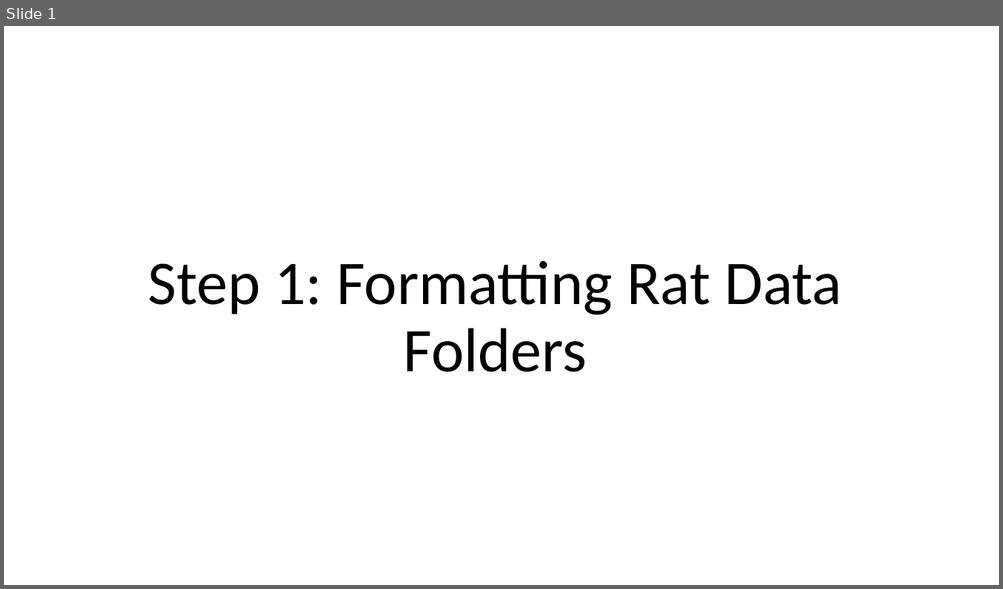
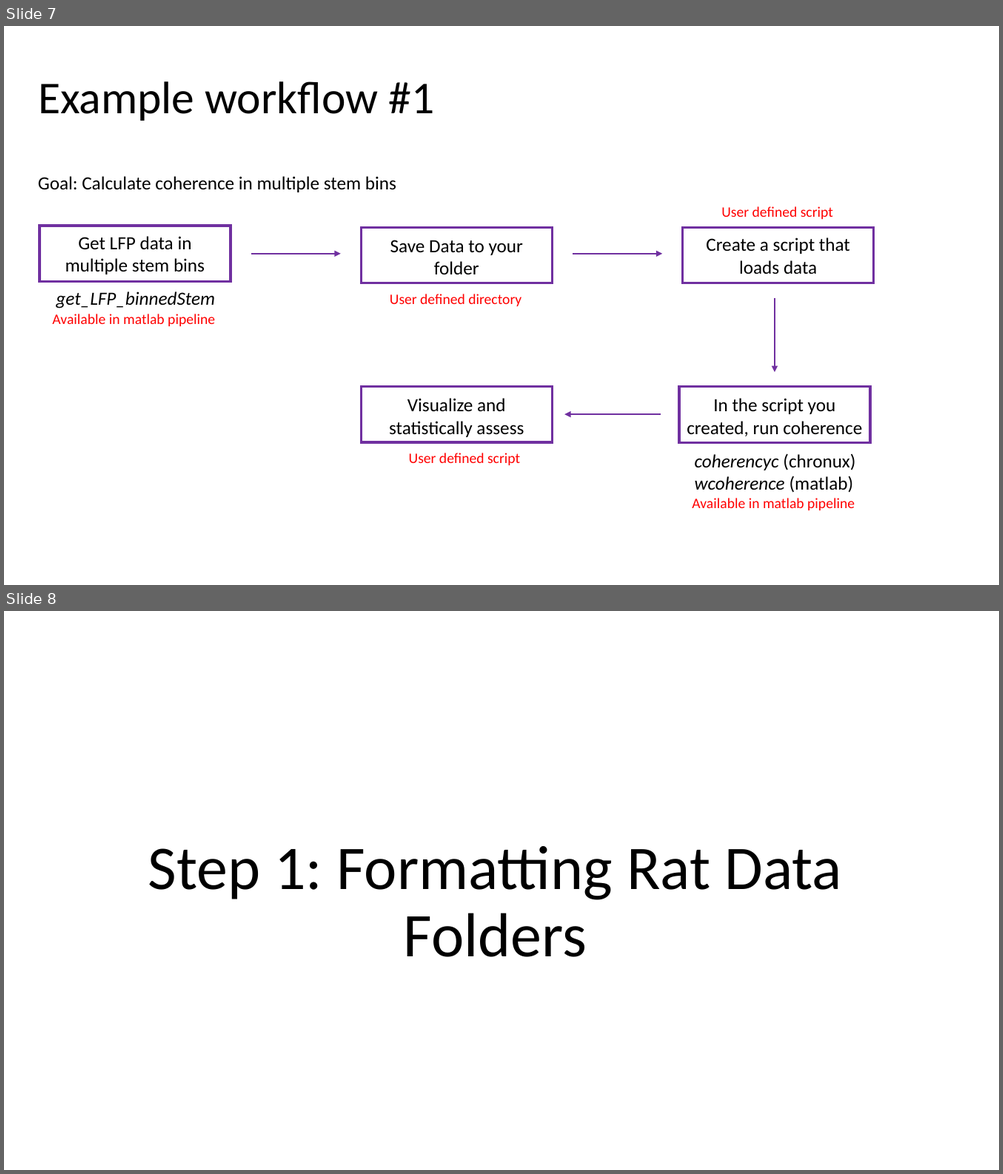
Before and after one commit to GriffinLabCode/GriffinCode, a slide deck: 1. Matlab Pipeline/Using the Matlab Pipeline.pptx. Shown one above the other, each under a label of ours: slide 1 before the commit, slides 7 and 8 after it. The pictures are 1003x589 and 1003x1174 pixels, drawn with LibreOffice and Linux fonts; fonts in the diff are those of the drawing. Boxes give left, top, right and bottom in pixels: in the first picture for what was removed or moved away, otherwise in the second. Text is boxed around its words. In the diff, an @@ line names an element or a change of style, - is before the commit and + after.

```diff
--- a/1. Matlab Pipeline/Using the Matlab Pipeline.pptx
+++ b/1. Matlab Pipeline/Using the Matlab Pipeline.pptx
@@ slide 7 added at box(4, 26, 999, 585), background #FFFFFF @@
@@ title added at box(38, 82, 435, 121), 44 pt, text #000000 @@
+Example workflow #1
@@ text added at box(38, 176, 396, 192), 18 pt, text #000000 @@
+Goal: Calculate coherence in multiple stem bins
@@ text added at box(721, 207, 833, 219), 14 pt, text #FF0000 @@
+User defined script
@@ rectangle added at box(40, 226, 231, 282), fill #FFFFFF, outline #7030A0 2.25 pt @@
@@ text added at box(65, 236, 205, 275), 18 pt, text #000000 @@
+Get LFP data in multiple stem bins
@@ rectangle added at box(361, 227, 552, 284), fill #FFFFFF, outline #7030A0 2.25 pt @@
@@ text added at box(390, 240, 523, 275), 18 pt, text #000000 @@
+Save Data to your folder
@@ rectangle added at box(683, 227, 874, 284), fill #FFFFFF, outline #7030A0 2.25 pt @@
@@ text added at box(706, 238, 850, 275), 18 pt, text #000000 @@
+Create a script that loads data
@@ arrow added from (251, 254) to (341, 254), #7030A0 1.5 pt @@
@@ arrow added from (572, 254) to (662, 254), #7030A0 1.5 pt @@
@@ text added at box(56, 292, 215, 309), 18 pt, text #000000, italic @@
+get_LFP_binnedStem
@@ text added at box(52, 314, 215, 326), 14 pt, text #FF0000 @@
+Available in matlab pipeline
@@ text added at box(390, 294, 521, 306), 14 pt, text #FF0000 @@
+User defined directory
@@ arrow added from (775, 298) to (775, 372), #7030A0 1.5 pt @@
@@ rectangle added at box(361, 387, 552, 443), fill #FFFFFF, outline #7030A0 2.25 pt @@
@@ text added at box(389, 398, 523, 437), 18 pt, text #000000 @@
+Visualize and statistically assess
@@ rectangle added at box(679, 387, 871, 443), fill #FFFFFF, outline #7030A0 2.25 pt @@
@@ text added at box(686, 398, 862, 437), 18 pt, text #000000 @@
+In the script you created, run coherence
@@ arrow added from (660, 414) to (564, 414), #7030A0 1.5 pt @@
@@ text added at box(409, 453, 520, 466), 14 pt, text #FF0000 @@
+User defined script
@@ text added at box(694, 454, 855, 493), 18 pt, text #000000, italic @@
+coherencyc (chronux)
+wcoherence (matlab)
@@ text added at box(691, 498, 854, 511), 14 pt, text #FF0000 @@
+Available in matlab pipeline
@@ what was slide 1 is now slide 8 @@
```
Also in this commit, not shown: 3 slides changed, 14 other slides added, 34 other files.
